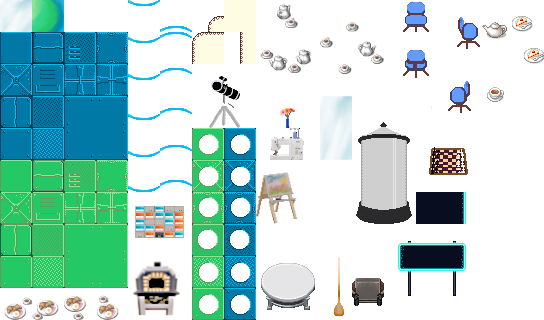
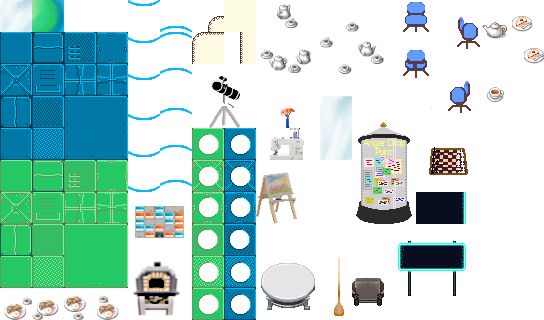
Revision of a layered 544 × 320 image; what changed, layer by layer:
added layer "d #1" above "e" over [378, 181, 405, 205]
added layer "e" above "b" over [374, 158, 399, 185]
added layer "b" above "d2" over [384, 158, 403, 175]
added layer "d2" above "ade" over [365, 177, 390, 204]
added layer "ade" above "n" over [364, 156, 385, 179]
moved "n" above "Anger Drop Point", painted on it over [363, 122, 384, 190]
added layer "Anger Drop Point" above "2" over [363, 139, 406, 155]
painted on "2" over [380, 122, 387, 127]
